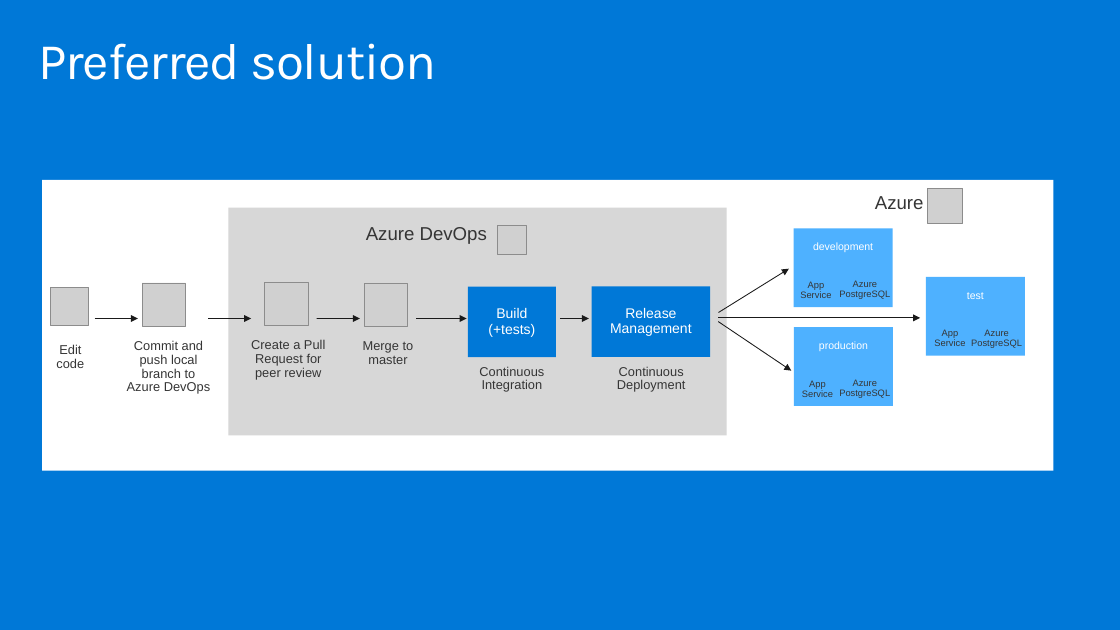
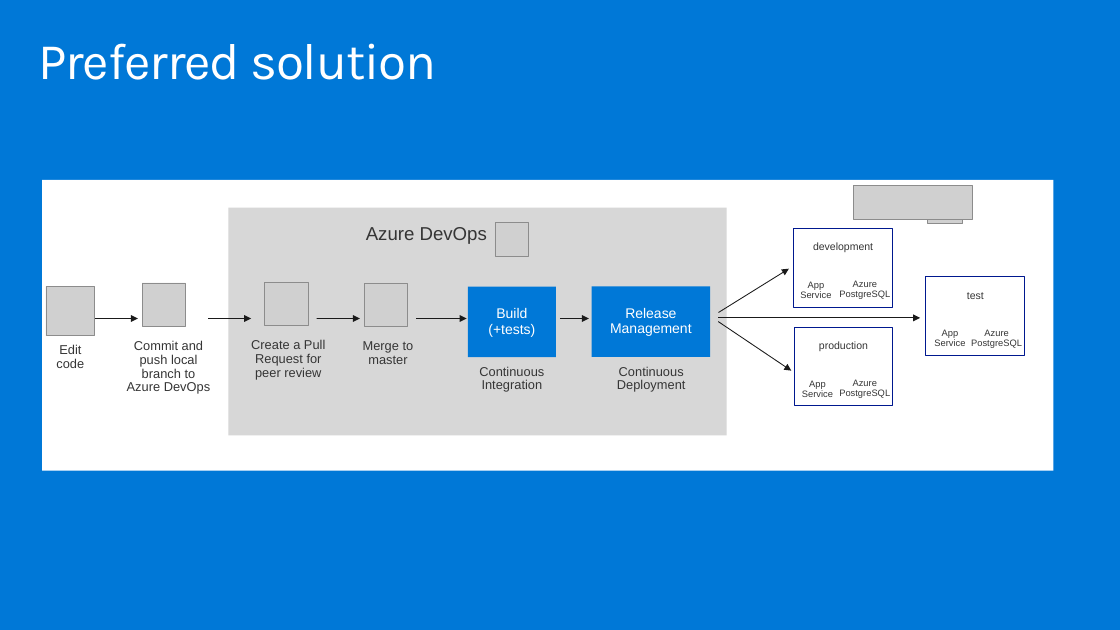
Before and after one commit to yashmadan123/MCW-Continuous-delivery-in-Azure-DevOps, a slide deck: slide 3 of Whiteboard design session/resources/Diagrams.pptx. Drawn at 1120x630 pixels with LibreOffice and Linux fonts; fonts in the diff are those of the drawing; grey boxes stand for pictures; background and template pictures are left out. Boxes give left, top, right and bottom in pixels: in the first picture for what was removed or moved away, otherwise in the second. Text is boxed around its words. In the diff, an @@ line names an element or a change of style, - is before the commit and + after.

```diff
--- a/Whiteboard design session/resources/Diagrams.pptx
+++ b/Whiteboard design session/resources/Diagrams.pptx
@@ picture added at (854, 185, 972, 219) @@
@@ picture added at (46, 287, 95, 336) @@
@@ text colour #FFFFFF to #353535; fill #4EB1FF to #FFFFFF; outline none to #00188F 0.75 pt in 3 elements at (794, 229, 893, 308), (926, 277, 1025, 356), (794, 327, 893, 406) @@
```
Also in this commit, not shown: 2 other slides changed, 8 other files.
